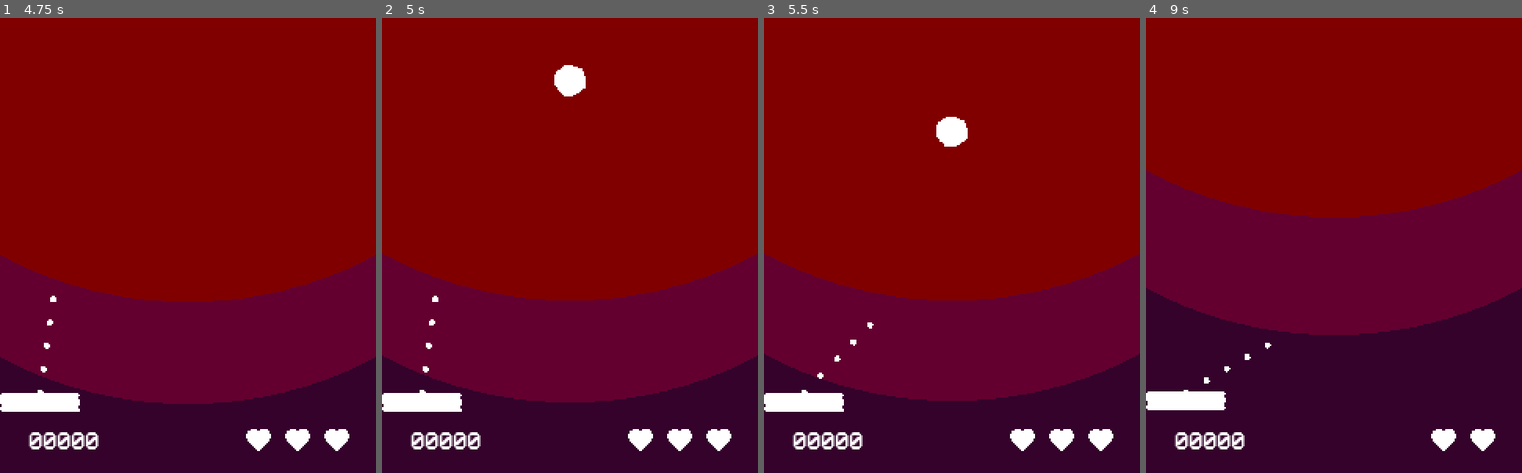
Above: before the commit, frames 1-4 (left to right).
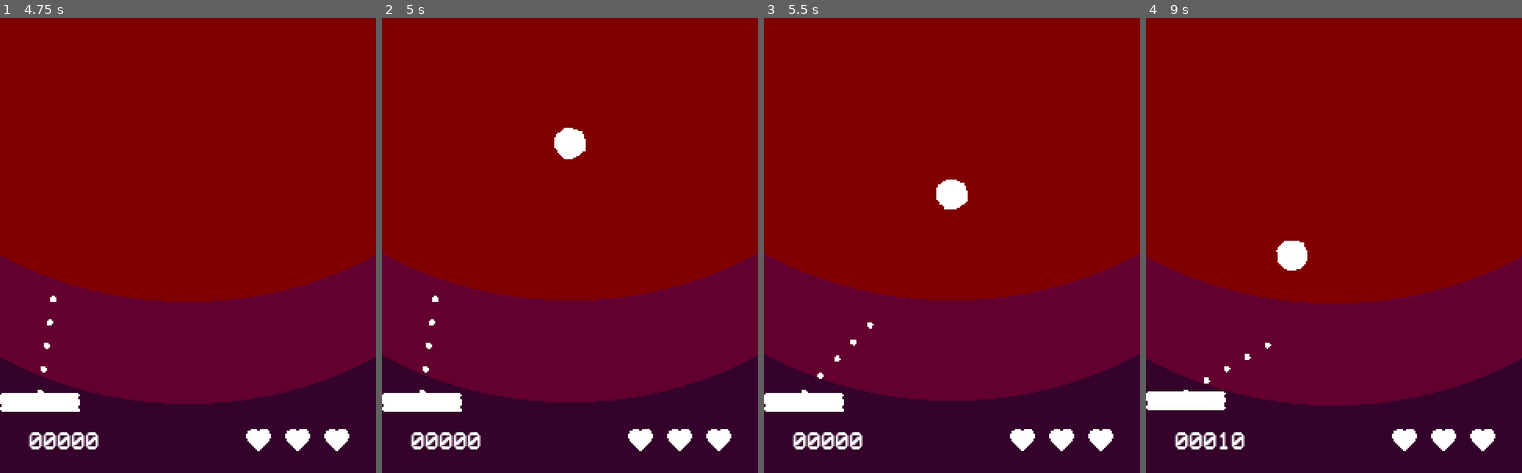
Above: after the commit, the same moments.

Repository: leogeier/impact_juggling
Game: Godot game, scene res://Main/Main.tscn
Same seed, same stepped clock (60 frames per second), same inputs: the game is played once before the commit and once after it. The engine's default icon, where the game draws it, is replaced by a stand-in: a white triangle on a blue panel in a dark square.
Inputs (mouse positions are in pixels of both pictures, inside the frame that each line leads up to):
- Up to frame 1 (4.75 s): move the mouse to (270, 195) at 0.52 s; hold Right (ui_right) 0.53-1.28 s; tap Space (fire) every 0.75 s from 0.6 to 4.35 s; move the mouse to (112, 245) at 1.27 s; hold Left (ui_left) 1.28-2.03 s; move the mouse to (225, 113) at 2.02 s; hold Right (ui_right) 2.03-3.53 s; move the mouse to (169, 322) at 2.77 s; move the mouse to (300, 295) at 3.52 s; hold Left (ui_left) from 3.53 s (still down); move the mouse to (75, 145) at 4.27 s
- Up to frame 2 (5 s): keep holding Left (ui_left)
- Up to frame 3 (5.5 s): keep holding Left (ui_left); move the mouse to (970, 222) at 5.02 s; tap Space (fire) at 5.1 s
- Up to frame 4 (9 s): move the mouse to (1277, 95) at 5.77 s; release Left (ui_left) at 5.78 s; hold Right (ui_right) 5.78-8.03 s; tap Space (fire) every 0.75 s from 5.85 to 8.85 s; move the mouse to (1416, 195) at 6.52 s; move the mouse to (1258, 245) at 7.27 s; move the mouse to (1371, 113) at 8.02 s; hold Left (ui_left) from 8.03 s (still down); move the mouse to (1315, 322) at 8.77 s

Frame 1 is identical in both runs. In frame 2, 0.9% of the frame differs, in the area x 45-55%, y 10-32%; in frame 3, 0.9%; in frame 4, 35%, in the area x 0-100%, y 33-96%.

Commit message:
move ball and collectible spawner further down

Diff:
--- a/ld-47/Main/Main.tscn
+++ b/ld-47/Main/Main.tscn
@@ -29,7 +29,7 @@
 position = Vector2( 120, 275 )
 
 [node name="BallSpawner" parent="." instance=ExtResource( 10 )]
-position = Vector2( 120, 70 )
+position = Vector2( 120, 110 )
 
 [node name="Left Wall" parent="." instance=ExtResource( 3 )]
 position = Vector2( -10, 320 )
@@ -61,8 +61,8 @@
 shape = SubResource( 3 )
 
 [node name="CollectibleSpawner" parent="." instance=ExtResource( 11 )]
-position = Vector2( 120, 40 )
-extent = Vector2( 80, 20 )
+position = Vector2( 120, 50 )
+extent = Vector2( 80, 10 )
 
 [node name="Hearts" type="Node2D" parent="."]
 
